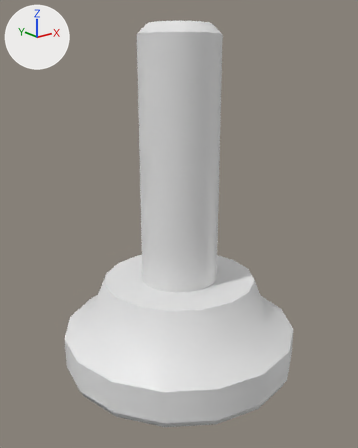
What one commit did to the FBX model Assets/Art/Meshes/SM_Stamp.fbx.
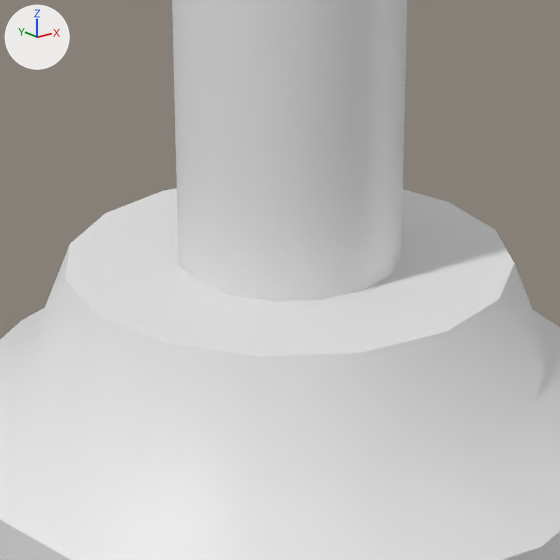
Each version appears first whole from a camera (50 mm lens) standing at (-0.62, -0.774, 0.62) and looking at (-0.007, -0.008, 0.314), and next in a close-up on the part from 23% to 75% of the width and 43% to 85% of the height. The lights are fixed; the arrows at upper left show +X, +Y and +Z. The first two pictures are the older version. Where no turn or scale is listed for an object, it has been applied to the vertices.

The older version as bpy lines, for what is in view:
```python
me_cylinder = bpy.data.meshes.new('Cylinder')
me_cylinder.from_pydata(...)  # 146 vertices, 160 faces; spans x -0.25..0.25, y -0.25..0.25, z 0.0..0.7
ob_cylinder = bpy.data.objects.new('Cylinder', me_cylinder)
ob_cylinder.location = (0.0, 0.0, 0.0)
```
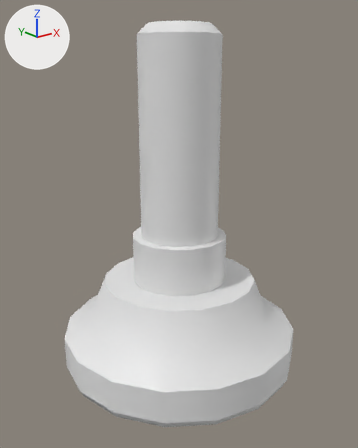
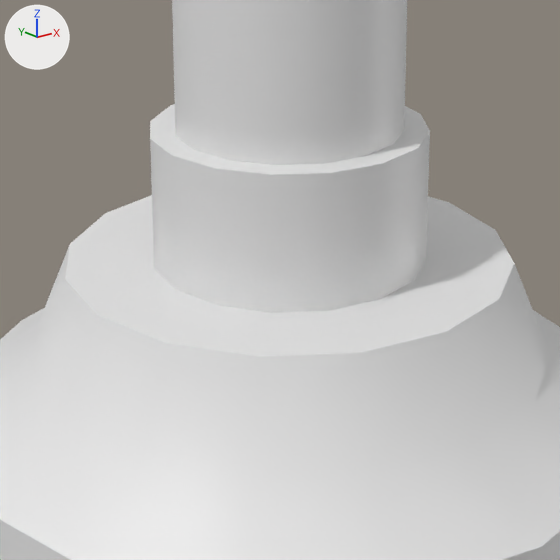
Boxes (x1, y1, x2, y2) around the edits, measured in the close-ups (560 x 560 px):
part 1 of me_cylinder, built on: before (65, 188, 514, 357); after (65, 104, 514, 357)

The edits, one by one:
me_cylinder is used by ob_cylinder; location (0.0, 0.0, 0.0).
me_cylinder had 146 vertices, 160 faces and spanned x -0.25..0.25, y -0.25..0.25, z 0.0..0.7.
me_cylinder now has 194 vertices, 208 faces and spans x -0.25..0.25, y -0.25..0.25, z 0.0..0.7.
Part 1, on me_cylinder:
16 faces are deleted.
16 vertices are added at x -0.099..0.099, y -0.099..0.099, z 0.192.
16 new vertices lie (0.0, 0.0, 0.096) away from vertices in x -0.081..0.081, y -0.081..0.081, z 0.192.
16 new vertices lie (0.0, 0.0, 0.096) away from vertices in x -0.099..0.099, y -0.099..0.099, z 0.192.
64 new faces join them.
